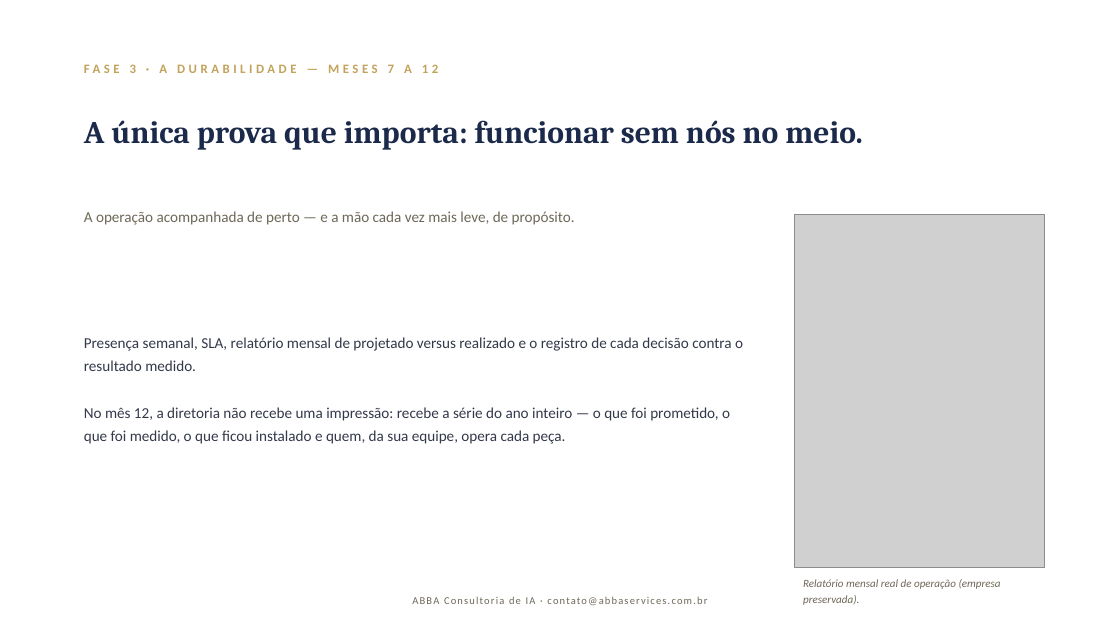
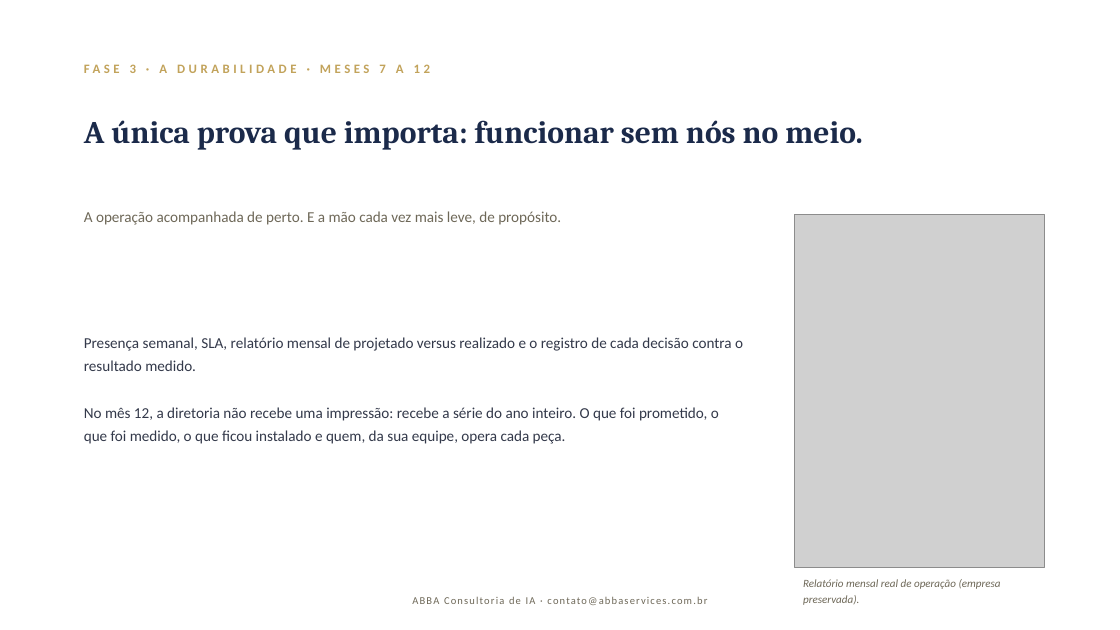
Before and after one commit to DanielMoraesCoca/abba-ops, a slide deck: slide 8 of 08-materiais/modelos/deck-programa.pptx (slide 6 before the commit). Drawn at 1120x630 pixels with LibreOffice and Linux fonts; fonts in the diff are those of the drawing; grey boxes stand for pictures. Boxes give left, top, right and bottom in pixels: in the first picture for what was removed or moved away, otherwise in the second. Text is boxed around its words. In the diff, an @@ line names an element or a change of style, - is before the commit and + after.

```diff
--- a/08-materiais/modelos/deck-programa.pptx
+++ b/08-materiais/modelos/deck-programa.pptx
@@ text at [84, 64, 431, 73]: text changed @@
-FASE 3 · A DURABILIDADE — MESES 7 A 12
+FASE 3 · A DURABILIDADE · MESES 7 A 12
@@ text at [84, 211, 561, 225]: text changed @@
-A operação acompanhada de perto — e a mão cada vez mais leve, de propósito.
+A operação acompanhada de perto. E a mão cada vez mais leve, de propósito.
@@ text at [84, 407, 719, 444]: text changed @@
-No mês 12, a diretoria não recebe uma impressão: recebe a série do ano inteiro — o que foi prometido, o que foi medido, o que ficou instalado e quem, da sua equipe, opera cada peça.
+No mês 12, a diretoria não recebe uma impressão: recebe a série do ano inteiro. O que foi prometido, o que foi medido, o que ficou instalado e quem, da sua equipe, opera cada peça.
```
Also in this commit, not shown: 7 other slides changed, 2 slides added, 18 other files.
